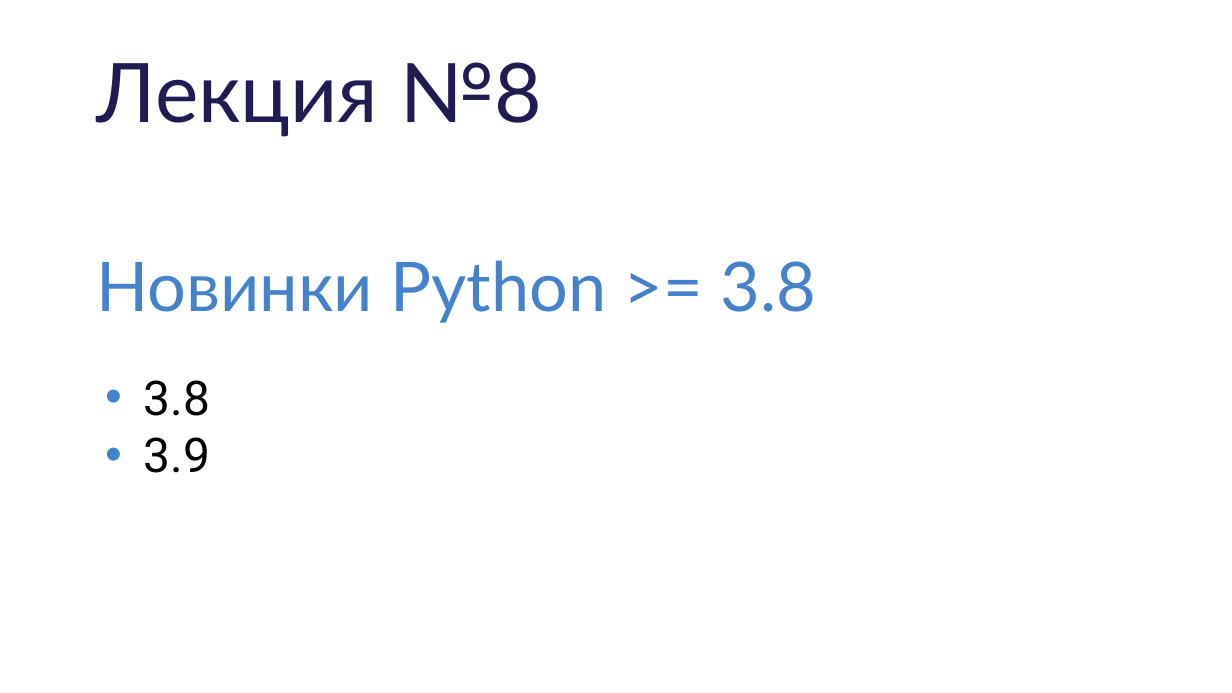
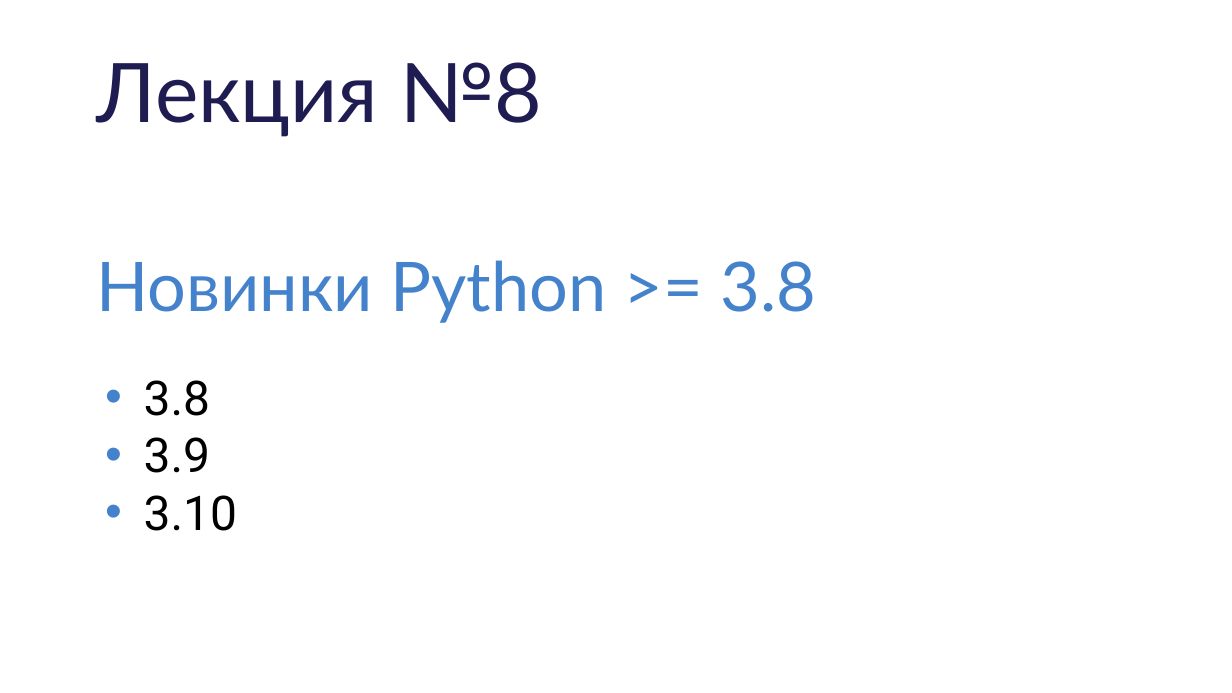
Before and after one commit to IlyaOrlov/PythonCourseKupno, a slide deck: slide 2 of Lectures/py_lec_8.pptx. Drawn at 1232x693 pixels with LibreOffice and Linux fonts; fonts in the diff are those of the drawing. Boxes give left, top, right and bottom in pixels: in the first picture for what was removed or moved away, otherwise in the second. Text is boxed around its words. In the diff, an @@ line names an element or a change of style, - is before the commit and + after.

Commit message:
Tasks

```diff
--- a/Lectures/py_lec_8.pptx
+++ b/Lectures/py_lec_8.pptx
@@ text at [144,495,237,531]: paragraph added @@
+• 3.10
```
